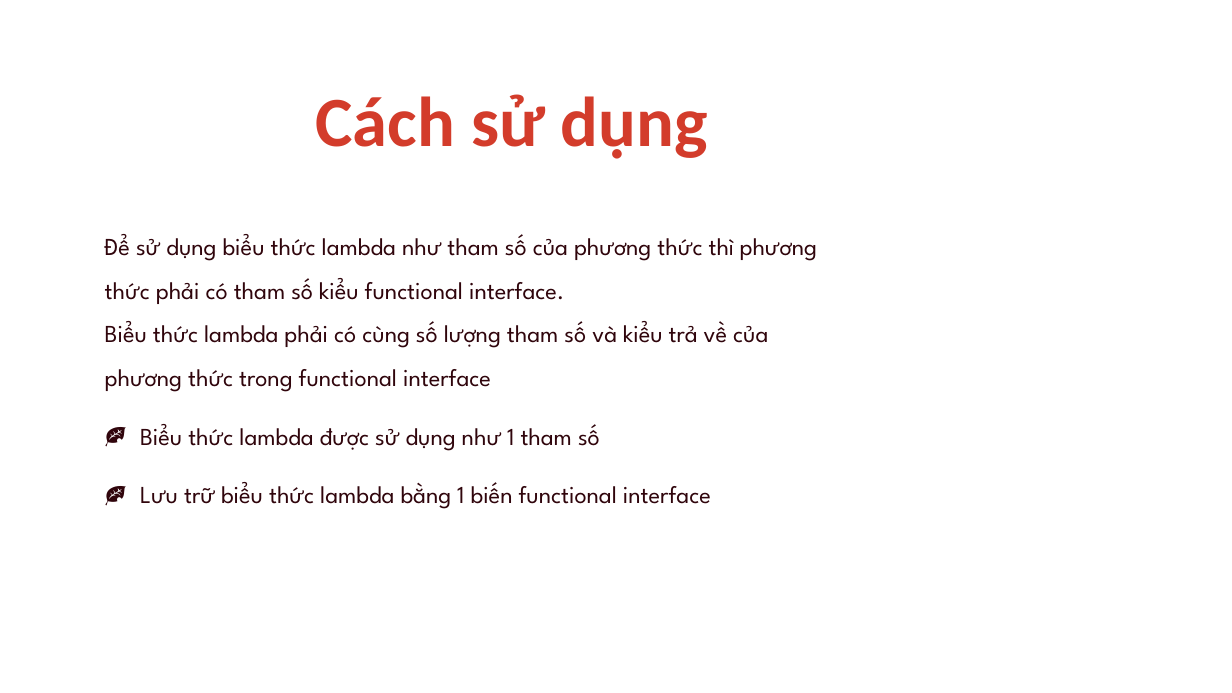
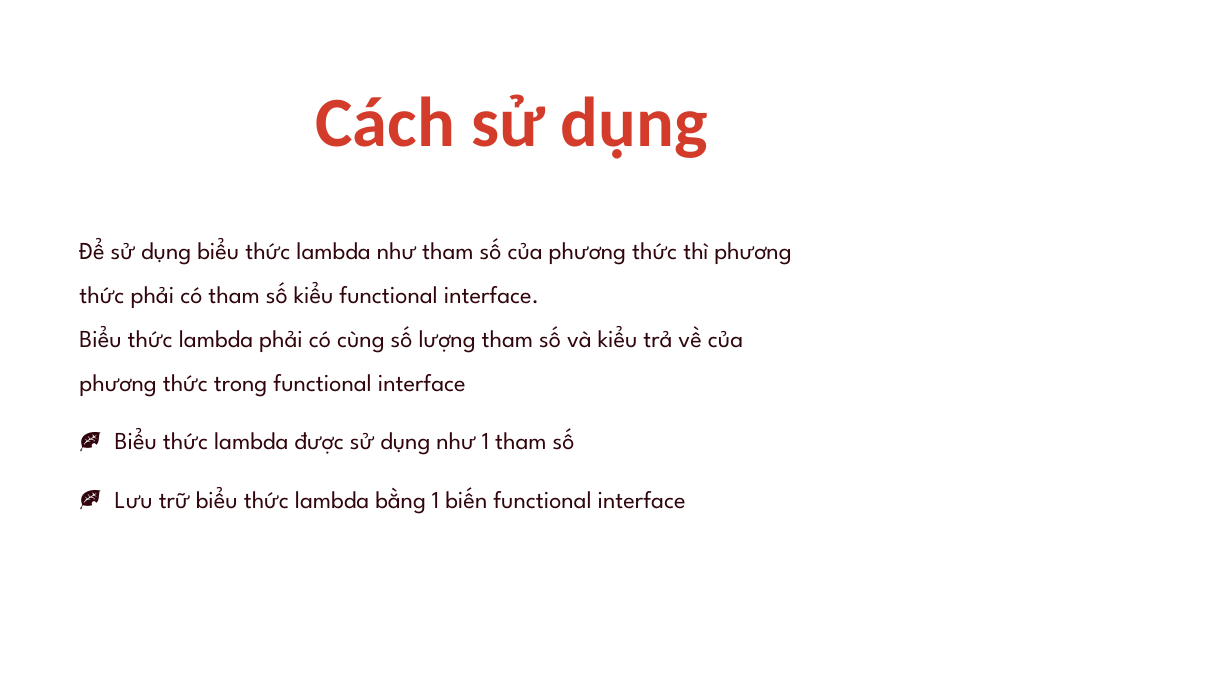
Before and after one commit to goodbyevinh/MyAppChat, a slide deck: slide 6 of Seminar/present.pptx. Drawn at 1232x693 pixels with LibreOffice and Linux fonts; fonts in the diff are those of the drawing. Boxes give left, top, right and bottom in pixels: in the first picture for what was removed or moved away, otherwise in the second. Text is boxed around its words. In the diff, an @@ line names an element or a change of style, - is before the commit and + after.

```diff
--- a/Seminar/present.pptx
+++ b/Seminar/present.pptx
@@ text "Để sử dụng biểu thức ...": place and size @@
-text "Để sử dụng biểu thức ..." at <box>105,234,817,509</box>
+text "Để sử dụng biểu thức ..." at <box>79,238,791,514</box>
```
Also in this commit, not shown: 6 other slides changed, 13 slides added, 3 slides removed, 11 other files.
